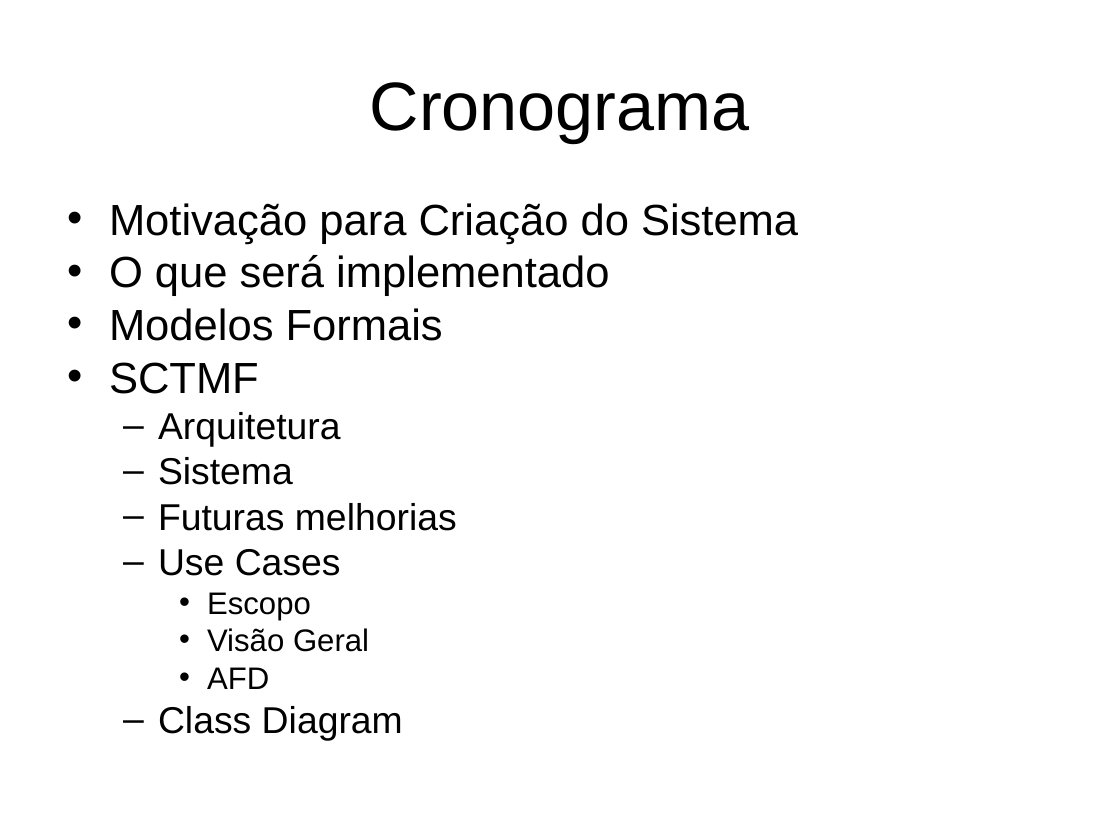
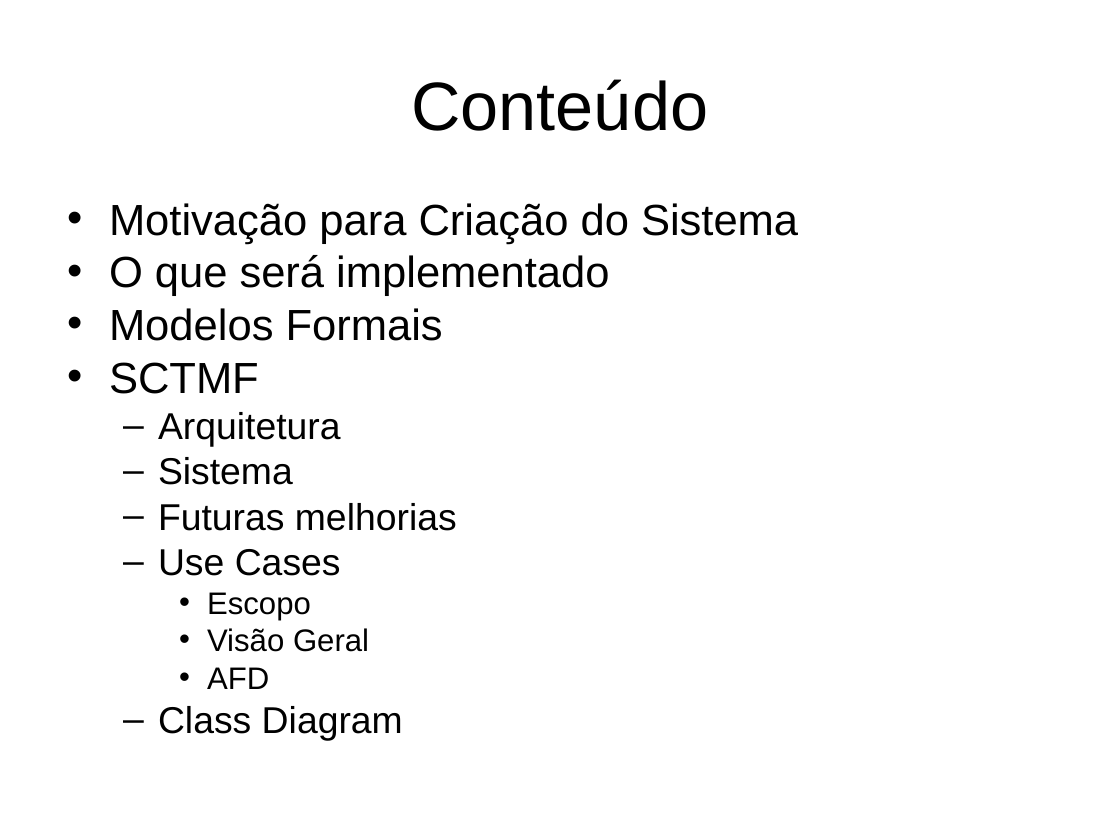
Before and after one commit to eduardoabreubg/sctmf, a slide deck: slide 3 of trunk/sctmf/documentation/Apresentação.ppt. Drawn at 1120x840 pixels with LibreOffice and Linux fonts; fonts in the diff are those of the drawing. Boxes give left, top, right and bottom in pixels: in the first picture for what was removed or moved away, otherwise in the second. Text is boxed around its words. In the diff, an @@ line names an element or a change of style, - is before the commit and + after.

```diff
--- a/trunk/sctmf/documentation/Apresentação.ppt
+++ b/trunk/sctmf/documentation/Apresentação.ppt
@@ title at [411, 79, 708, 131]: text changed @@
-Cronograma
+Conteúdo
```
Also in this commit, not shown: 2 other slides changed.
